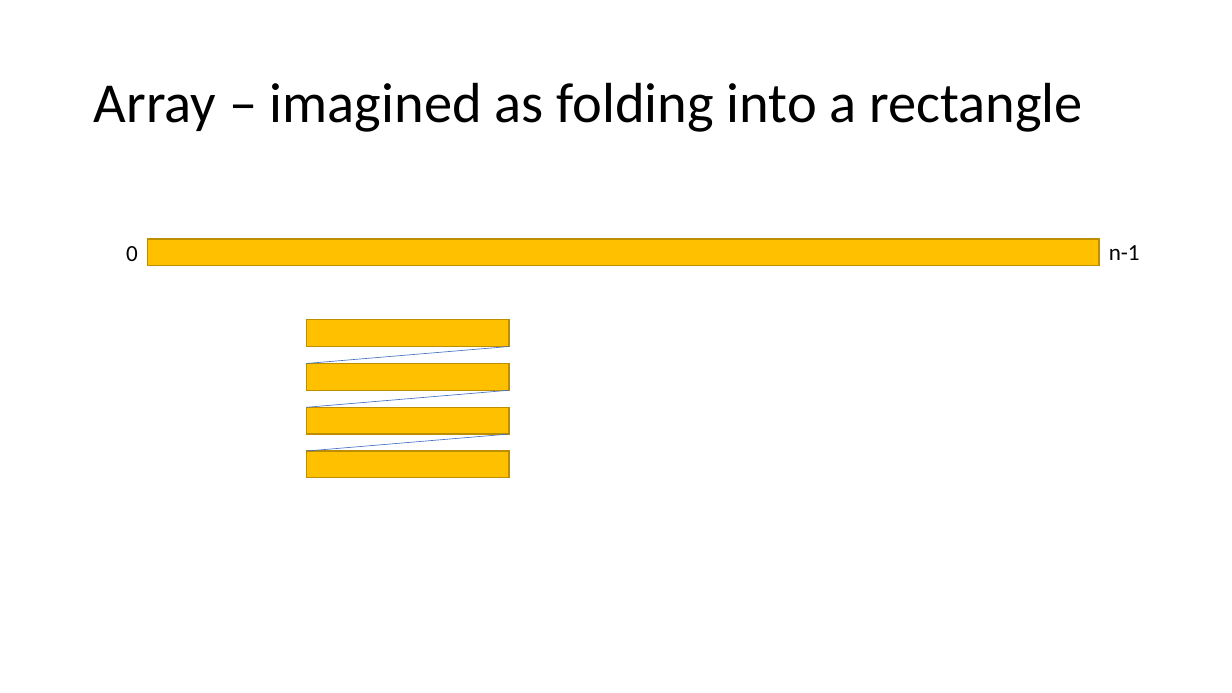
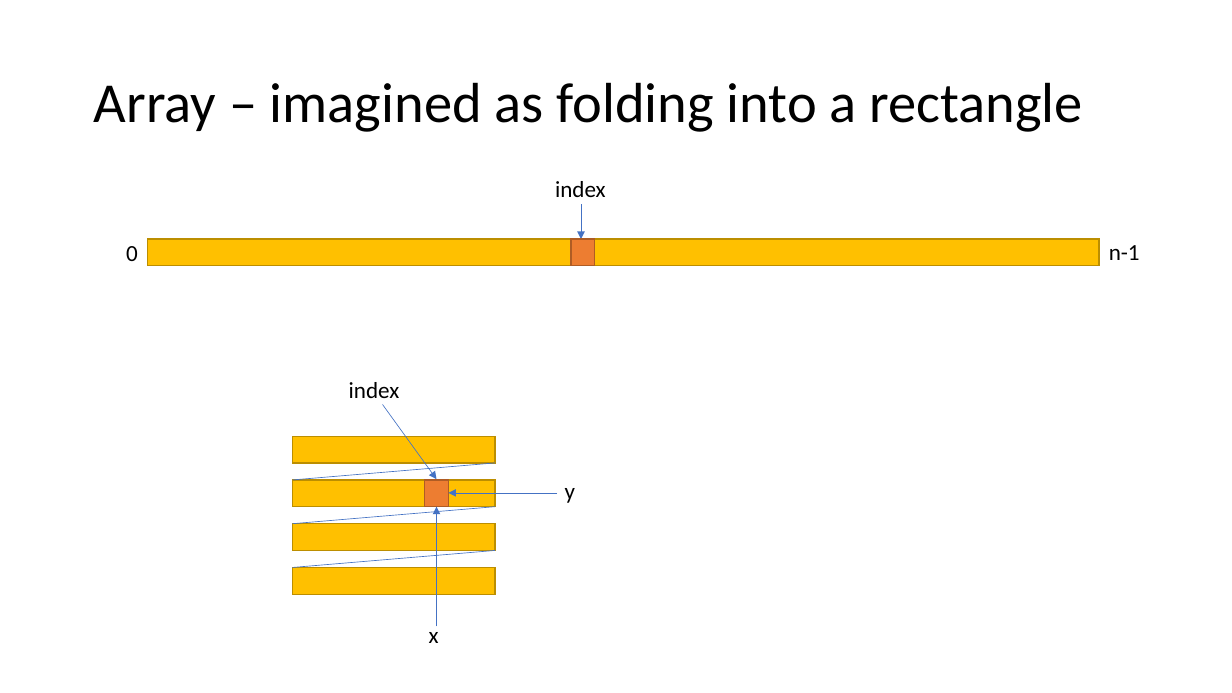
Before and after one commit to brianwhu/fun-in-js, a slide deck: slide 28 of documents/DataStructures.pptx. Drawn at 1232x693 pixels with LibreOffice and Linux fonts; fonts in the diff are those of the drawing. Boxes give left, top, right and bottom in pixels: in the first picture for what was removed or moved away, otherwise in the second. Text is boxed around its words. In the diff, an @@ line names an element or a change of style, - is before the commit and + after.

```diff
--- a/documents/DataStructures.pptx
+++ b/documents/DataStructures.pptx
@@ text added at (555,181,606,197), 18 pt, text #000000 @@
+index
@@ arrow added from (581, 204) to (581, 239), #4472C4 0.5 pt @@
@@ rectangle added at (571,239,595,266), fill #ED7D31, outline #AF5C24 1 pt @@
@@ text added at (349,382,400,398), 18 pt, text #000000 @@
+index
@@ arrow added from (383, 405) to (436, 480), #4472C4 0.5 pt @@
@@ 4 rectangles, 3 lines: place and size @@
-4 rectangles, 3 lines at (307,320,509,478)
+4 rectangles, 3 lines at (293,436,495,594)
@@ rectangle added at (425,481,449,507), fill #ED7D31, outline #AF5C24 1 pt @@
@@ arrow added from (436, 627) to (436, 506), #4472C4 0.5 pt @@
@@ arrow added from (557, 493) to (448, 493), #4472C4 0.5 pt @@
@@ text added at (565,488,575,503), 18 pt, text #000000 @@
+y
@@ text added at (429,624,439,643), 18 pt, text #000000 @@
+x
```
Also in this commit, not shown: 1 slide added, 2 other files.
